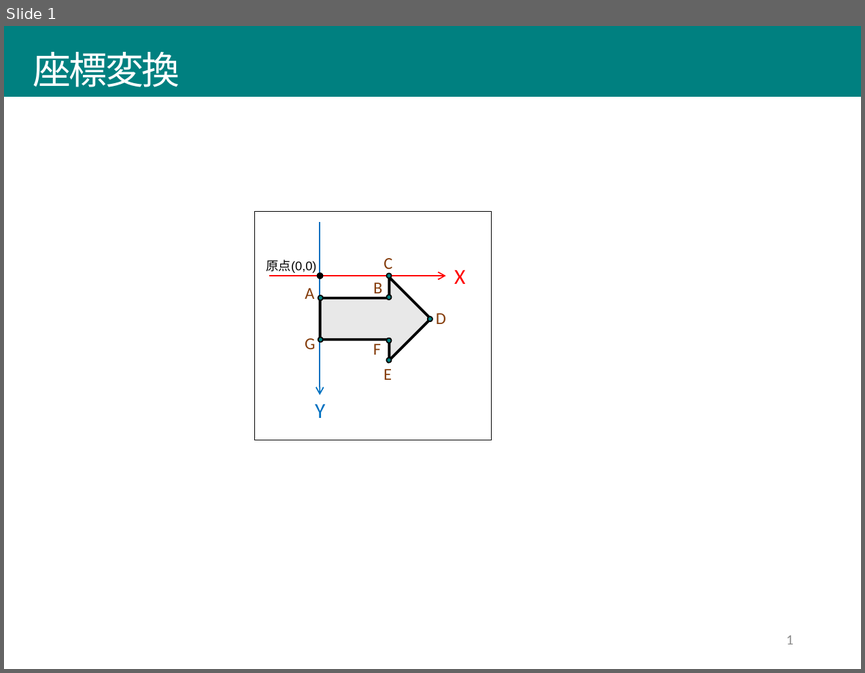
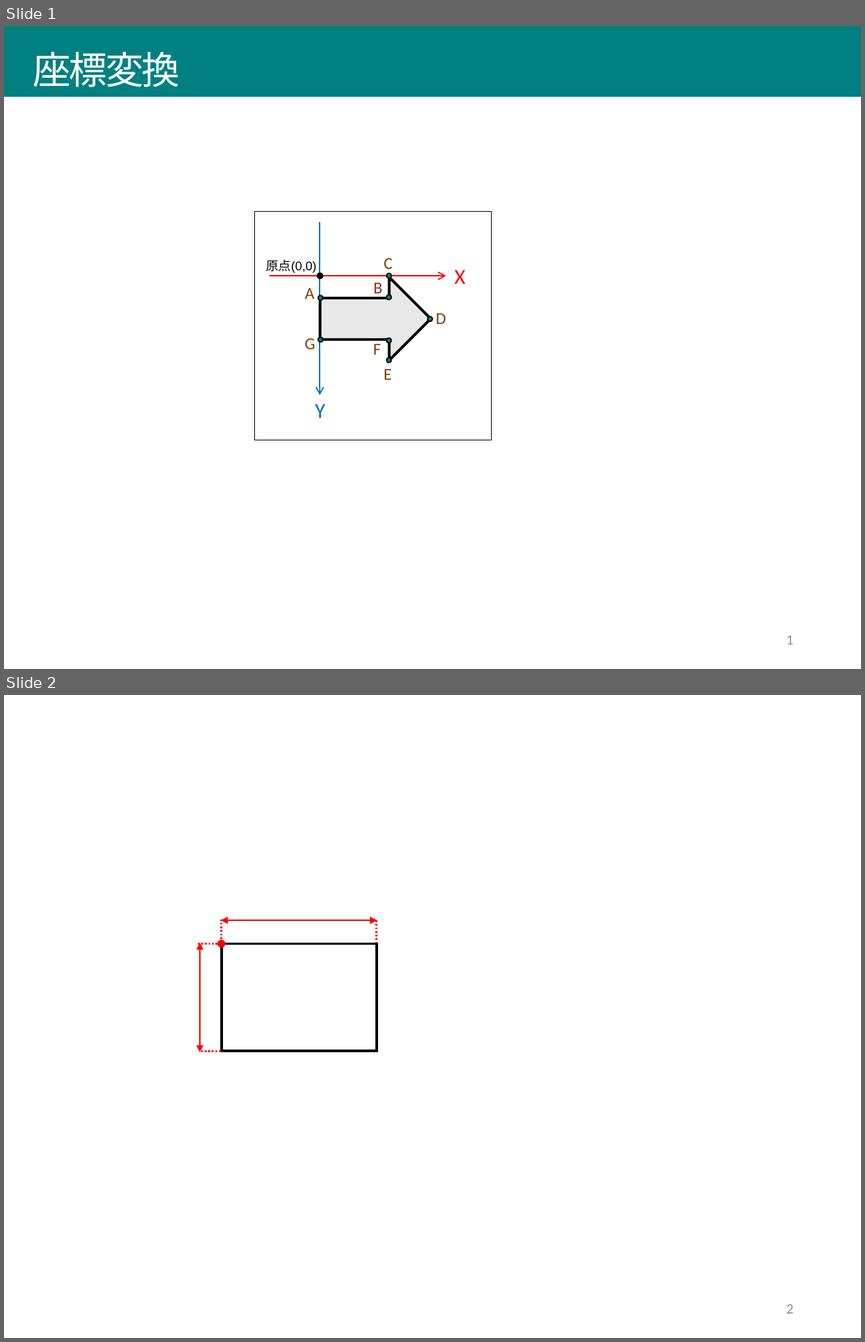
Before and after one commit to afukushimagit/afukushimagit.github.io, a slide deck: images/draw/図素材.pptx. Shown one above the other, each under a label of ours: slide 1 before the commit, slides 1 and 2 after it. The pictures are 865x673 and 865x1342 pixels, drawn with LibreOffice and Linux fonts; fonts in the diff are those of the drawing. Boxes give left, top, right and bottom in pixels: in the first picture for what was removed or moved away, otherwise in the second. Text is boxed around its words. In the diff, an @@ line names an element or a change of style, - is before the commit and + after.

```diff
--- a/images/draw/図素材.pptx
+++ b/images/draw/図素材.pptx
@@ slide 2 added at <box>4,695,861,1338</box>, background #FFFFFF @@
@@ ellipse added at <box>218,939,225,947</box>, fill #FF0000 @@
@@ double arrow added from (221, 920) to (377, 920), #FF0000 1.5 pt @@
@@ line added from (222, 919) to (222, 943), #FF0000 1.5 pt dashed @@
@@ line added from (377, 920) to (377, 943), #FF0000 1.5 pt dashed @@
@@ line added from (218, 943) to (198, 943), #FF0000 1.5 pt dashed @@
@@ double arrow added from (201, 943) to (201, 1052), #FF0000 1.5 pt @@
@@ rectangle added at <box>222,943,377,1051</box>, outline #000000 2.25 pt @@
@@ line added from (221, 1051) to (201, 1051), #FF0000 1.5 pt dashed @@
@@ page number added at <box>786,1304,793,1313</box>, 12 pt, text #8C8C8C @@
+2
```
Also in this commit, not shown: 8 other slides added, 21 other files.
